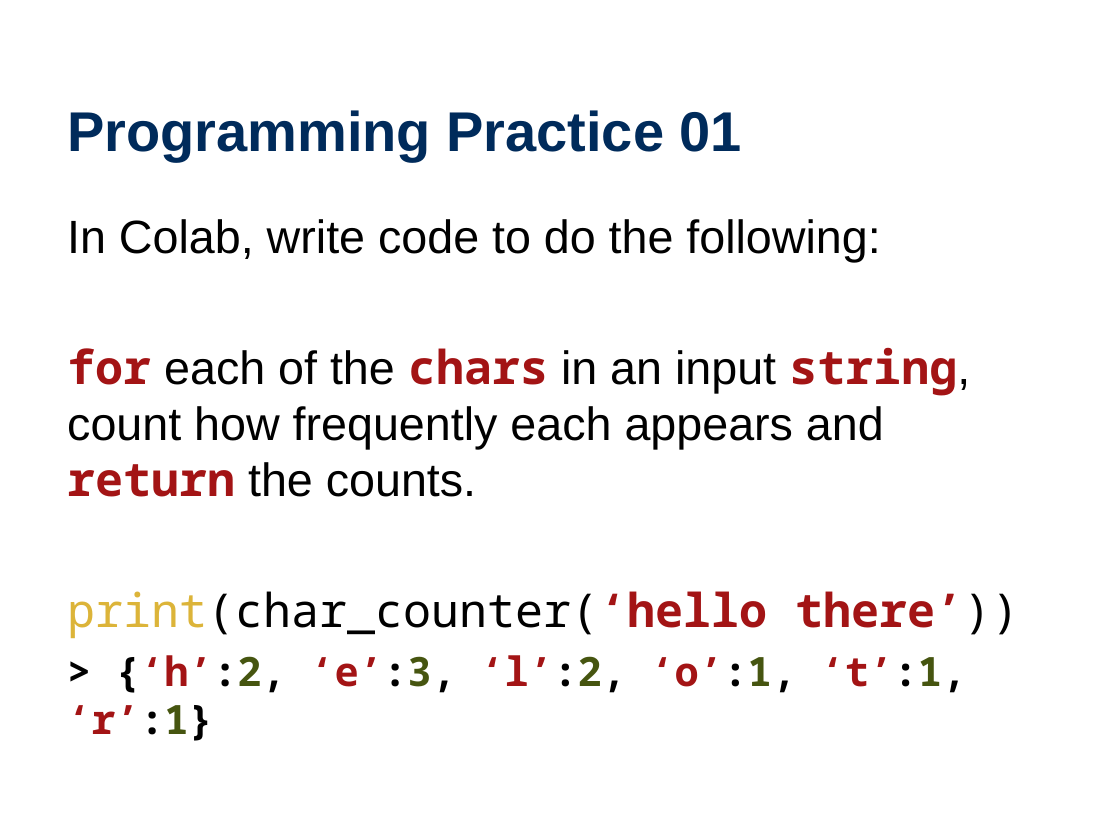
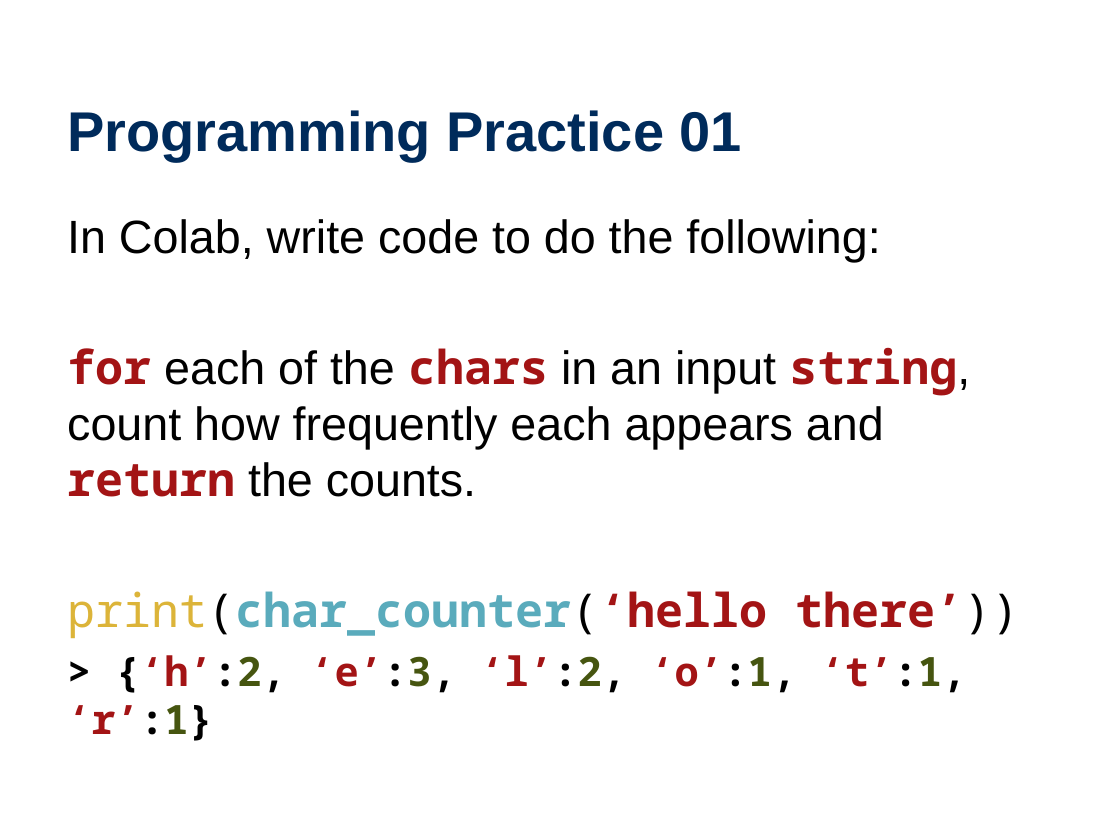
Before and after one commit to wtheisen/nd-cse-10124-lectures, a slide deck: slide 1 of Blank/Lecture_04_ Tokenization.pptx. Drawn at 1120x840 pixels with LibreOffice and Linux fonts; fonts in the diff are those of the drawing. Boxes give left, top, right and bottom in pixels: in the first picture for what was removed or moved away, otherwise in the second. Text is boxed around its words. In the diff, an @@ line names an element or a change of style, - is before the commit and + after.

```diff
--- a/Blank/Lecture_04_ Tokenization.pptx
+++ b/Blank/Lecture_04_ Tokenization.pptx
@@ text at (67,591,1019,639): text colour #000000 to #5AABBC, bold on in "print(char_counter(‘hello" @@
```
Also in this commit, not shown: 7 other slides changed, 7 slides added, 1 slide removed, 2 other files.
